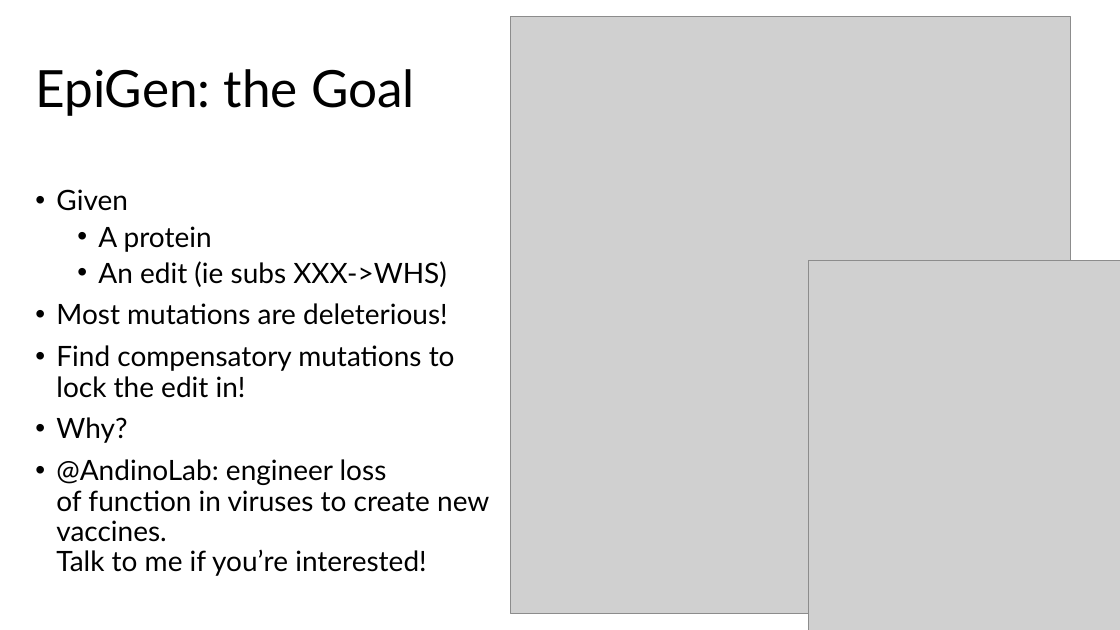
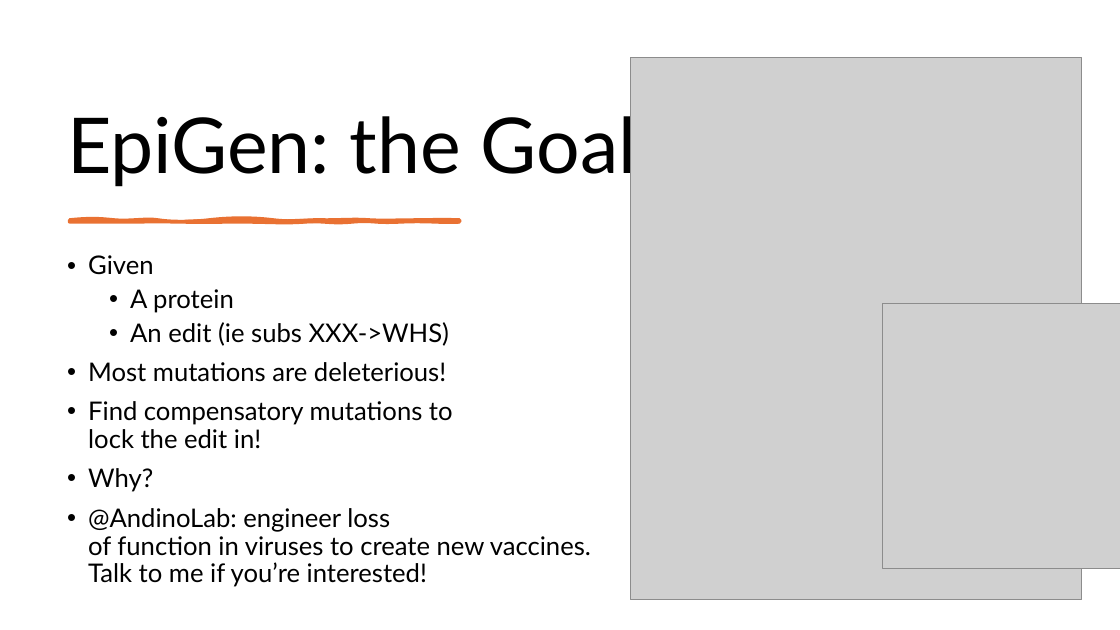
Before and after one commit to DenT94/EpiGen, a slide deck: slide 3 of report/epigen1.pptx (slide 2 before the commit). Drawn at 1120x630 pixels with LibreOffice and Linux fonts; fonts in the diff are those of the drawing; grey boxes stand for pictures. Boxes give left, top, right and bottom in pixels: in the first picture for what was removed or moved away, otherwise in the second. Text is boxed around its words. In the diff, an @@ line names an element or a change of style, - is before the commit and + after.

```diff
--- a/report/epigen1.pptx
+++ b/report/epigen1.pptx
@@ title "EpiGen: the Goal" moved from (x1=35, y1=69, x2=415, y2=116) to (x1=67, y1=106, x2=637, y2=186) @@
@@ title "EpiGen: the Goal" at (x1=67, y1=106, x2=637, y2=186): size 44 to 66 pt; vertical alignment middle to bottom @@
@@ picture resized from (x1=510, y1=17, x2=1070, y2=613) to (x1=631, y1=57, x2=1082, y2=600) @@
@@ freeform shape added at (x1=70, y1=220, x2=460, y2=222), fill #E97132, outline #E97132 3.25 pt @@
@@ text "Given" moved from (x1=56, y1=189, x2=489, y2=576) to (x1=88, y1=255, x2=591, y2=587) @@
@@ text "Given" at (x1=88, y1=255, x2=591, y2=587): size 24 to 22 pt @@
@@ picture resized from (x1=808, y1=260, x2=1120, y2=630) to (x1=883, y1=303, x2=1120, y2=569) @@
```
Also in this commit, not shown: 7 slides added, 1 slide removed.
